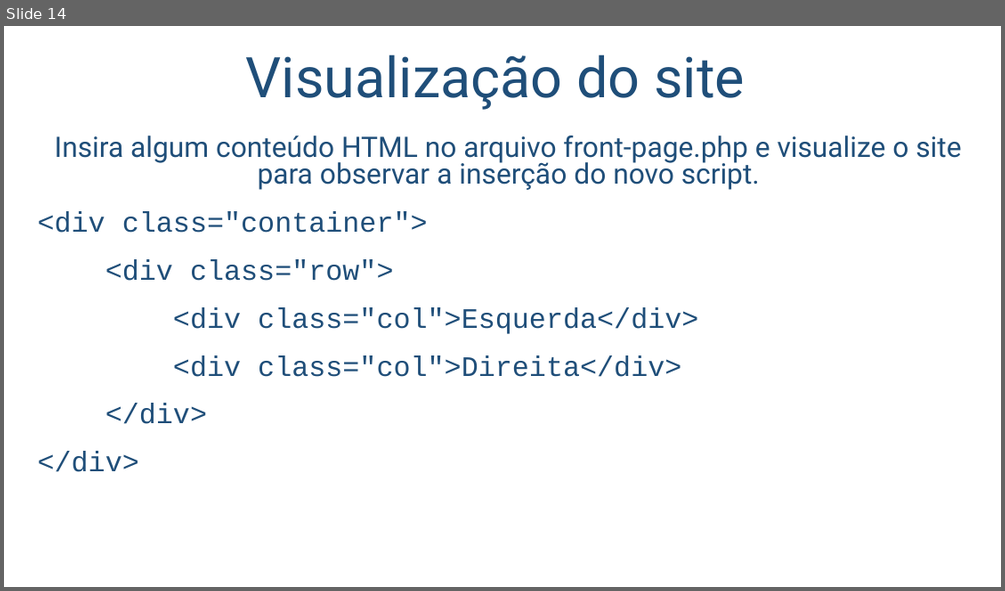
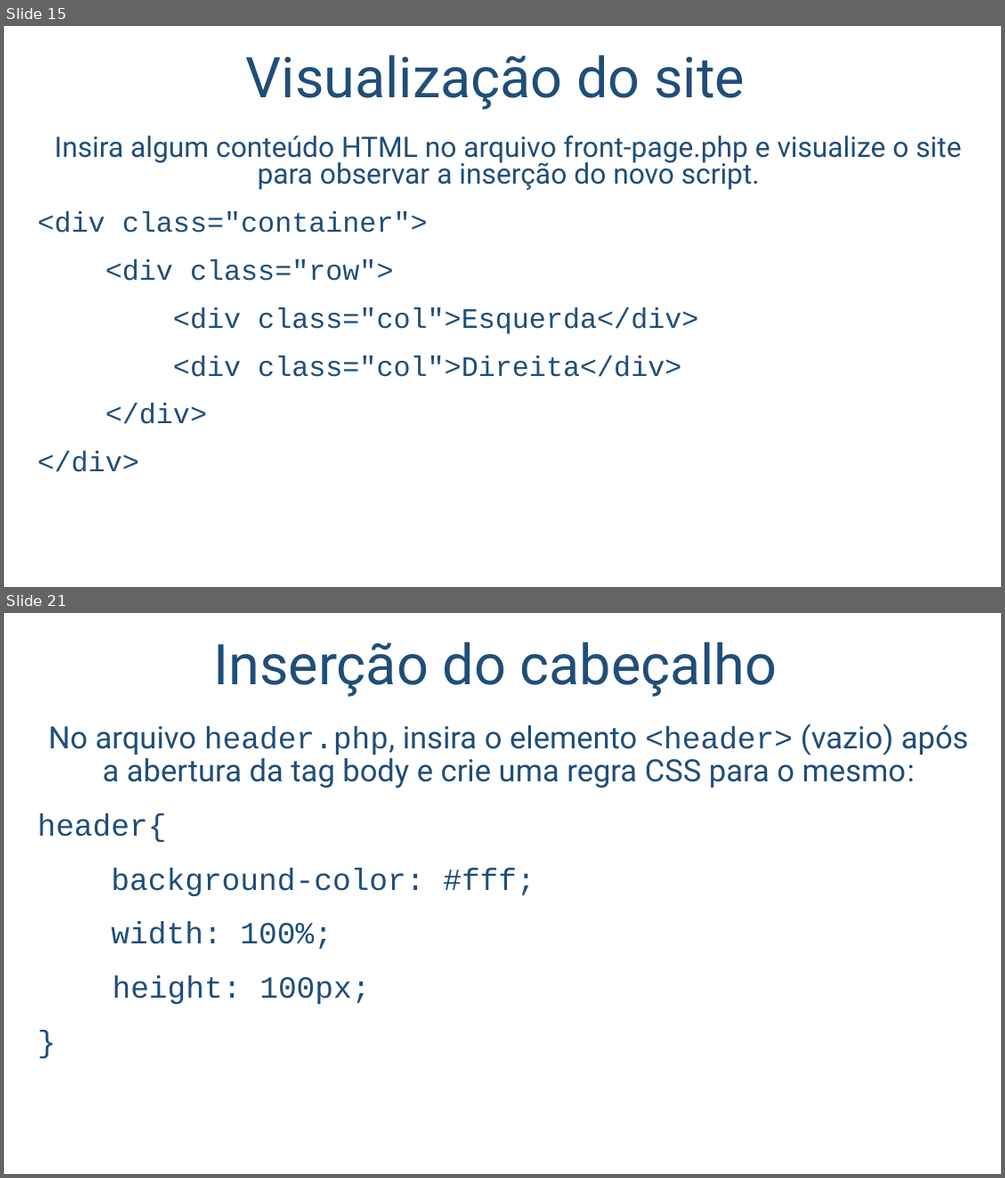
Before and after one commit to salmo-jr/public-slides, a slide deck: wordpress-como-criar-um-novo-tema.pptx. Shown one above the other, each under a label of ours: slide 14 before the commit, slides 15 and 21 after it; the slides between them are not shown. The pictures are 1005x591 and 1005x1178 pixels, drawn with LibreOffice and Linux fonts; fonts in the diff are those of the drawing; background and template pictures are left out. Boxes give left, top, right and bottom in pixels: in the first picture for what was removed or moved away, otherwise in the second. Text is boxed around its words. In the diff, an @@ line names an element or a change of style, - is before the commit and + after.

```diff
--- a/wordpress-como-criar-um-novo-tema.pptx
+++ b/wordpress-como-criar-um-novo-tema.pptx
@@ slide 21 added at [4,613,1001,1174], background picture (left out) @@
@@ title added at [213,641,777,697], 54 pt, text #1F4E79 @@
+Inserção do cabeçalho
@@ text added at [38,723,969,1004], 29.6 pt, text #1F4E79 @@
+No arquivo header.php, insira o elemento <header> (vazio) após a abertura da tag body e crie uma regra CSS para o mesmo:
+header{
+background-color: #fff;
+width: 100%;
+height: 100px;
+}
@@ what was slide 14 is now slide 15 @@
```
Also in this commit, not shown: 13 slides changed, 13 other slides added.
